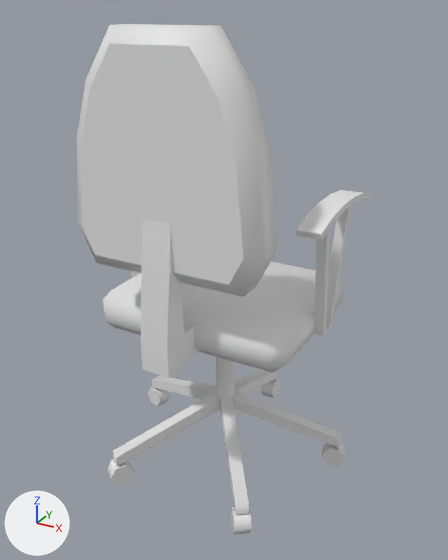
Renders of the FBX model Assets/Models/Charlie_room/silla escritorio.fbx from each side of a commit.
Rendered twice from a 50 mm lens placed at (0.926, -1.705, 1.545), pointed at (0.001, -0.024, 0.704). Lighting does not change. The marker at lower left points along +X, +Y and +Z. Where no turn or scale is listed for an object, it has been applied to the vertices.

The first picture shows 'Cubo_6'.
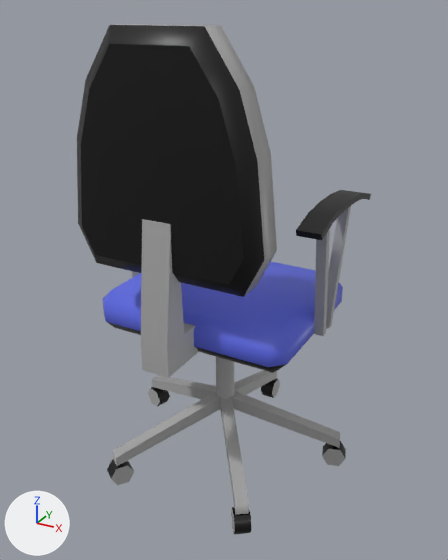
The change in detail:
Material 'Mat' (mat_mat) is new.
Its base color is (0.0, 0.0, 0.0) (black #000000).
Its roughness is 0.434.
Material 'Mat.1' (mat_mat_1) is new.
Its base color is (0.4, 0.4, 0.4) (grey #aaaaaa).
Its roughness is 0.434.
Material 'Mat.2' (mat_mat_2) is new.
Its base color is (0.112, 0.146, 0.8) (blue #5e6be7).
Its roughness is 0.434.
me_mesh has 306 vertices, 284 faces and spans x -0.44..0.44, y -0.44..0.44, z 0.0..1.5.
me_mesh is used by ob_cubo_6; location (0.0, 0.0, 0.0).
me_mesh part 1: 151 of the faces centred in x -0.42..0.42, y -0.44..0.42, z 0.01..1.08 switch from no material to mat_mat_1 (grey #aaaaaa).
me_mesh part 2: 3 of the faces centred in x 0.0..0.26, y -0.33, z 1.29..1.5 switch from no material to mat_mat_1 (grey #aaaaaa).
me_mesh part 3: 67 of the faces centred in x -0.4..0.4, y -0.4..0.25, z 0.55..1.48 switch from no material to mat_mat (black #000000).
me_mesh part 4: 18 of the faces centred in x -0.42..0.42, y 0.1..0.43, z 0.0..0.07 switch from no material to mat_mat (black #000000).
me_mesh part 5: 12 of the faces centred in x -0.26..0.26, y -0.37..-0.32, z 0.0..0.07 switch from no material to mat_mat (black #000000).
me_mesh part 6: 31 of the faces centred in x -0.34..0.34, y -0.29..0.27, z 0.62..1.49 switch from no material to mat_mat_2 (blue #5e6be7).

Boxes [x1, y1, x2, y2] around the edits, measured in the pictures (448 x 560 px):
part 1 of me_mesh, recoloured: [111, 154, 351, 533] in both
part 2 of me_mesh, recoloured: [117, 24, 271, 160] in both
part 3 of me_mesh, recoloured (grey to black): [77, 25, 371, 373] in both
part 4 of me_mesh, recoloured (grey to black): [151, 378, 346, 457] in both
part 5 of me_mesh, recoloured (white to black): [107, 459, 251, 534] in both
part 6 of me_mesh, recoloured (grey to blue): [103, 262, 343, 367] in both
